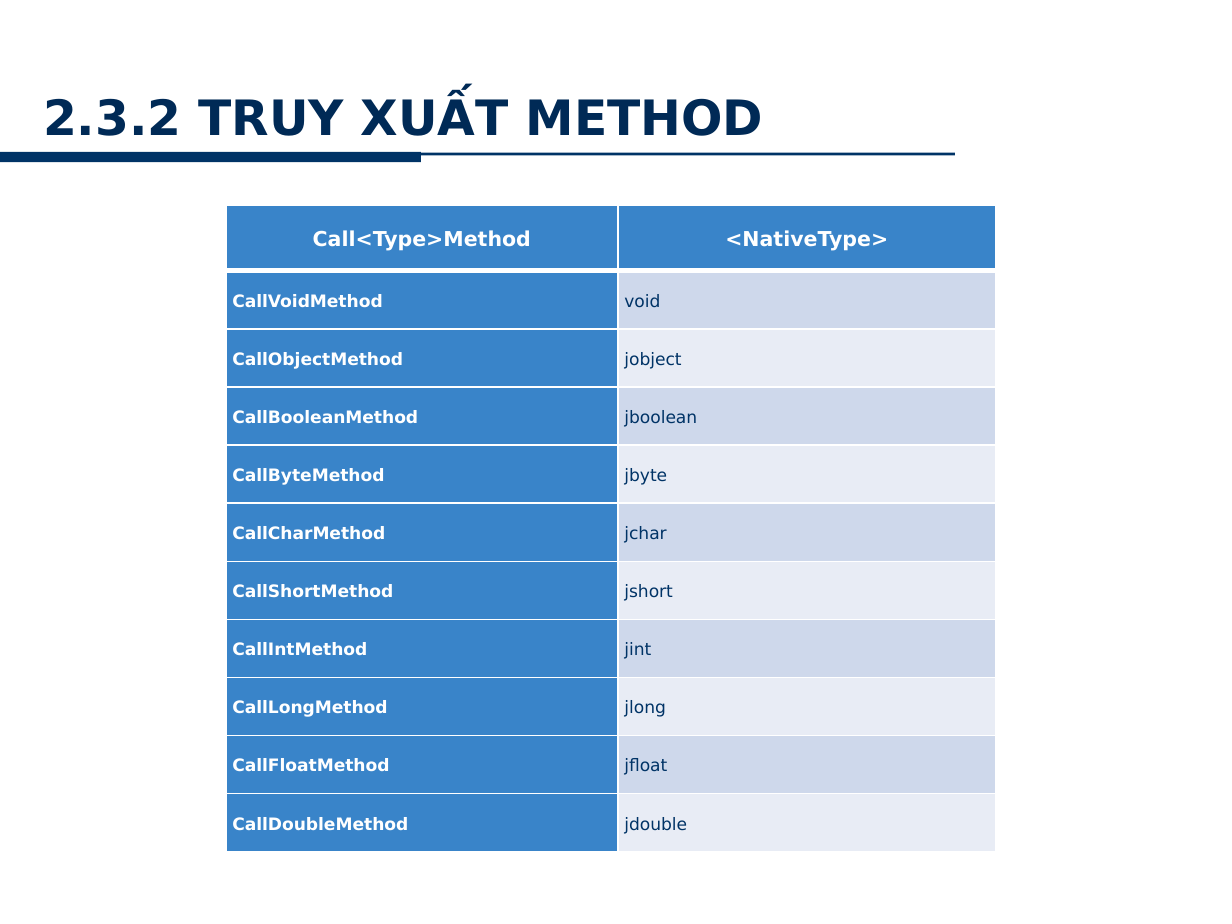
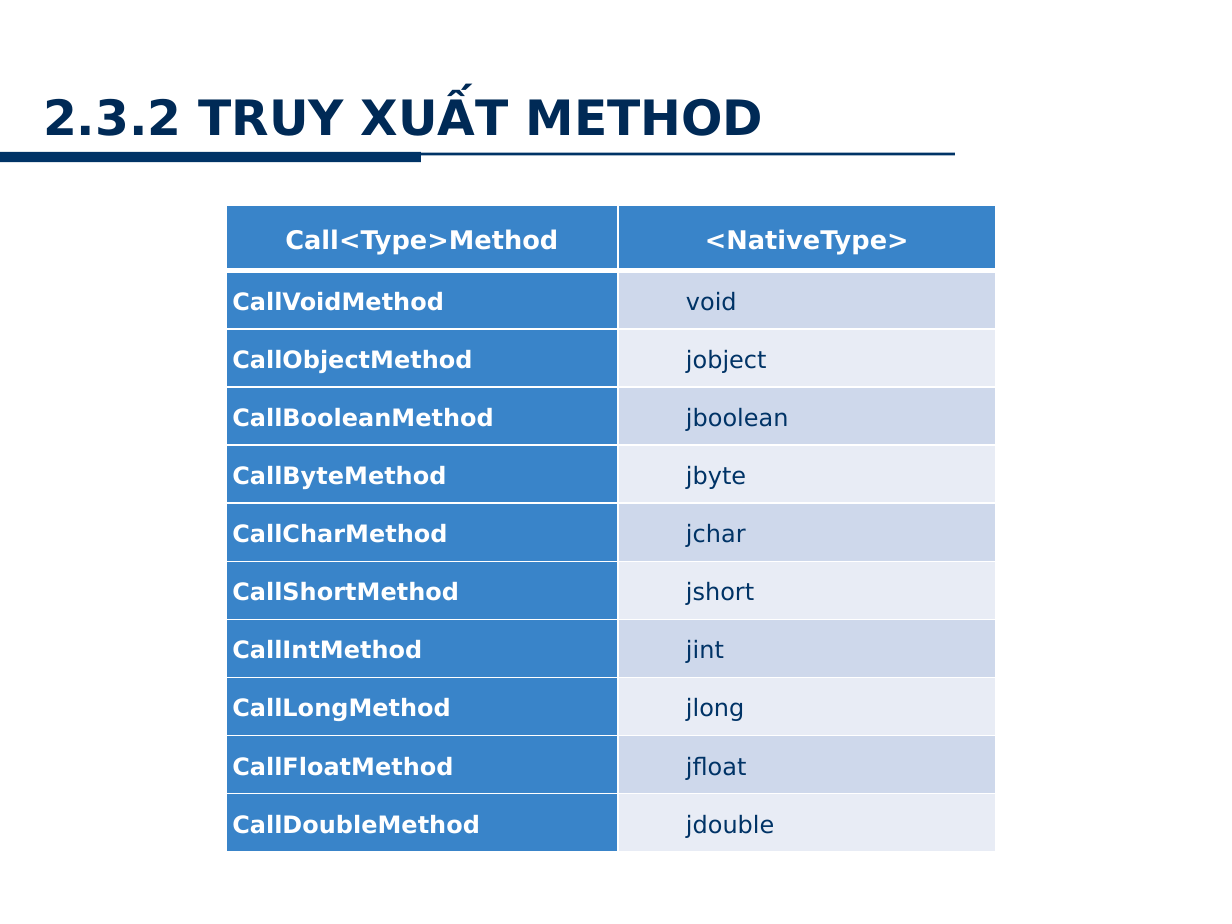
Before and after one commit to minhkhanh/UofS-Java, a slide deck: slide 19 of Seminar_JNI/Slide_00.pptx. Drawn at 1232x924 pixels with LibreOffice and Linux fonts; fonts in the diff are those of the drawing; background and template pictures are left out. Boxes give left, top, right and bottom in pixels: in the first picture for what was removed or moved away, otherwise in the second. Text is boxed around its words. In the diff, an @@ line names an element or a change of style, - is before the commit and + after.

```diff
--- a/Seminar_JNI/Slide_00.pptx
+++ b/Seminar_JNI/Slide_00.pptx
@@ table at (225, 206, 995, 853) @@
@@ size 12 to 15 pt in "Call<Type>Method", "<NativeType>" @@
@@ size 10 to 14 pt in "CallVoidMethod", "void", "CallObjectMethod", "jobject" and 16 more places @@
@@ indent changed @@
```
Also in this commit, not shown: 5 other slides changed.
